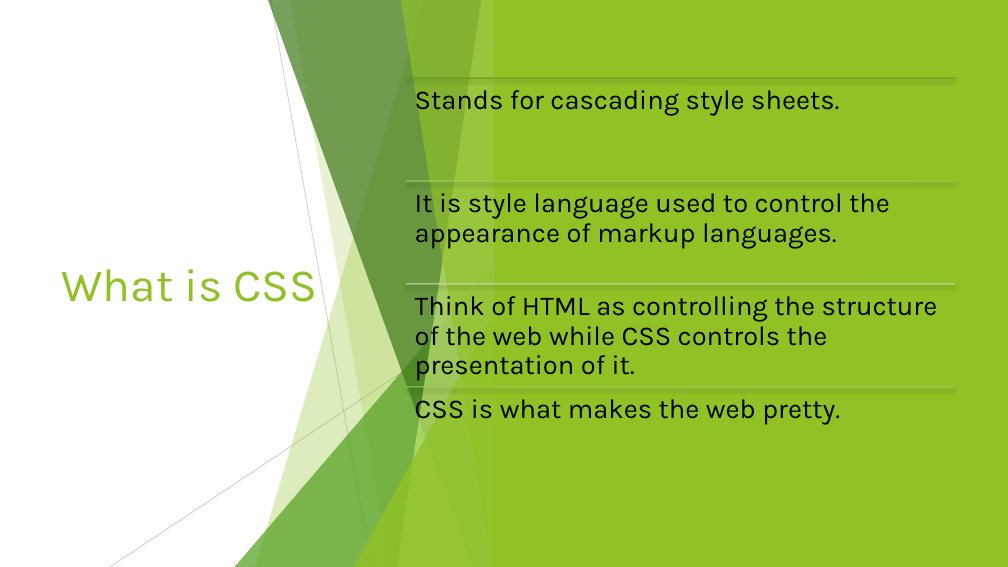
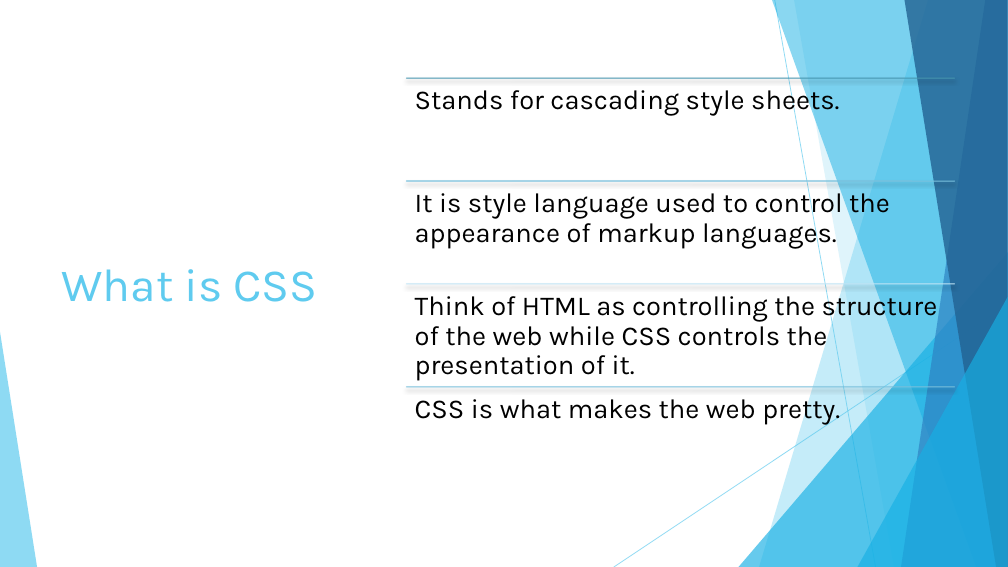
Before and after one commit to anumsh/Introduction-To-CSS, a slide deck: slide 2 of Introduction-to-CSS.pptx. Drawn at 1008x567 pixels with LibreOffice and Linux fonts; fonts in the diff are those of the drawing. Boxes give left, top, right and bottom in pixels: in the first picture for what was removed or moved away, otherwise in the second. Text is boxed around its words. In the diff, an @@ line names an element or a change of style, - is before the commit and + after.

```diff
--- a/Introduction-to-CSS.pptx
+++ b/Introduction-to-CSS.pptx
@@ rectangle removed at [0, 0, 1008, 567] @@
@@ rectangle removed at [495, 0, 1008, 567] @@
@@ freeform shape at [759, 0, 1008, 567]: fill #90C226 at 30% opacity to #5FCBEF at 36% opacity @@
@@ freeform shape at [772, 0, 1008, 567]: fill #3F7819 at 70% opacity to #17B0E4 at 50% opacity @@
@@ line (775, 0) - (876, 567): stroke #BFBFBF 0.75 pt to #5FCBEF 0.75 pt @@
@@ freeform shape at [794, 0, 1008, 567]: fill #90C226 at 20% opacity to #5FCBEF at 20% opacity @@
@@ freeform shape at [901, 0, 1008, 567]: fill #C0E474 at 70% opacity to #2E83C3 at 70% opacity @@
@@ freeform shape at [904, 0, 1008, 567]: fill #90C226 at 65% opacity to #226292 at 80% opacity @@
@@ line (407, 78) - (955, 78): stroke #6B901C 1 pt to #4696B1 1 pt @@
@@ title "What is CSS" at [61, 269, 317, 302]: text colour #90C226 to #5FCBEF @@
@@ line (407, 181) - (955, 181): stroke #9ECB57 1 pt to #7AC1DD 1 pt @@
@@ triangle at [739, 252, 1008, 567]: fill #54A021 at 72% opacity to #17B0E4 at 66% opacity @@
@@ group removed at [110, 0, 504, 567]: 5 freeform shapes, 2 lines, 2 triangles @@
@@ line (407, 284) - (955, 284): stroke #CEE0BA 1 pt to #C2E6F6 1 pt @@
@@ triangle at [858, 297, 1008, 567]: fill #90C226 at 80% opacity to #17B0E4 at 66% opacity @@
@@ line (1008, 305) - (614, 567): stroke #D9D9D9 0.75 pt to #5FCBEF 0.75 pt @@
@@ triangle at [0, 332, 37, 567]: fill #90C226 at 85% opacity to #5FCBEF at 70% opacity @@
@@ line (407, 387) - (955, 387): stroke #9ECB57 1 pt to #7AC1DD 1 pt @@
```
Also in this commit, not shown: 39 other slides changed, 5 slides added, 1 other file.
